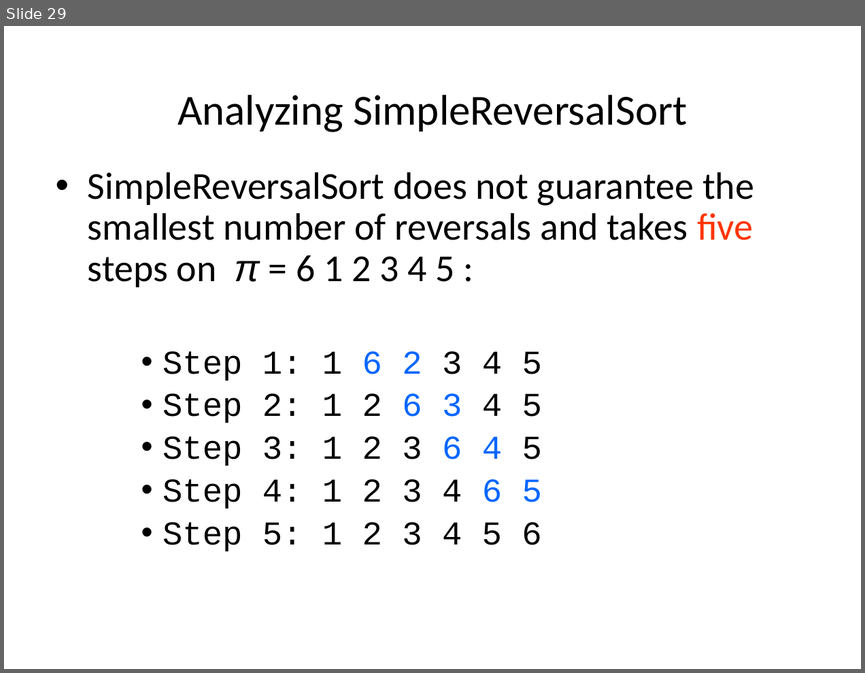
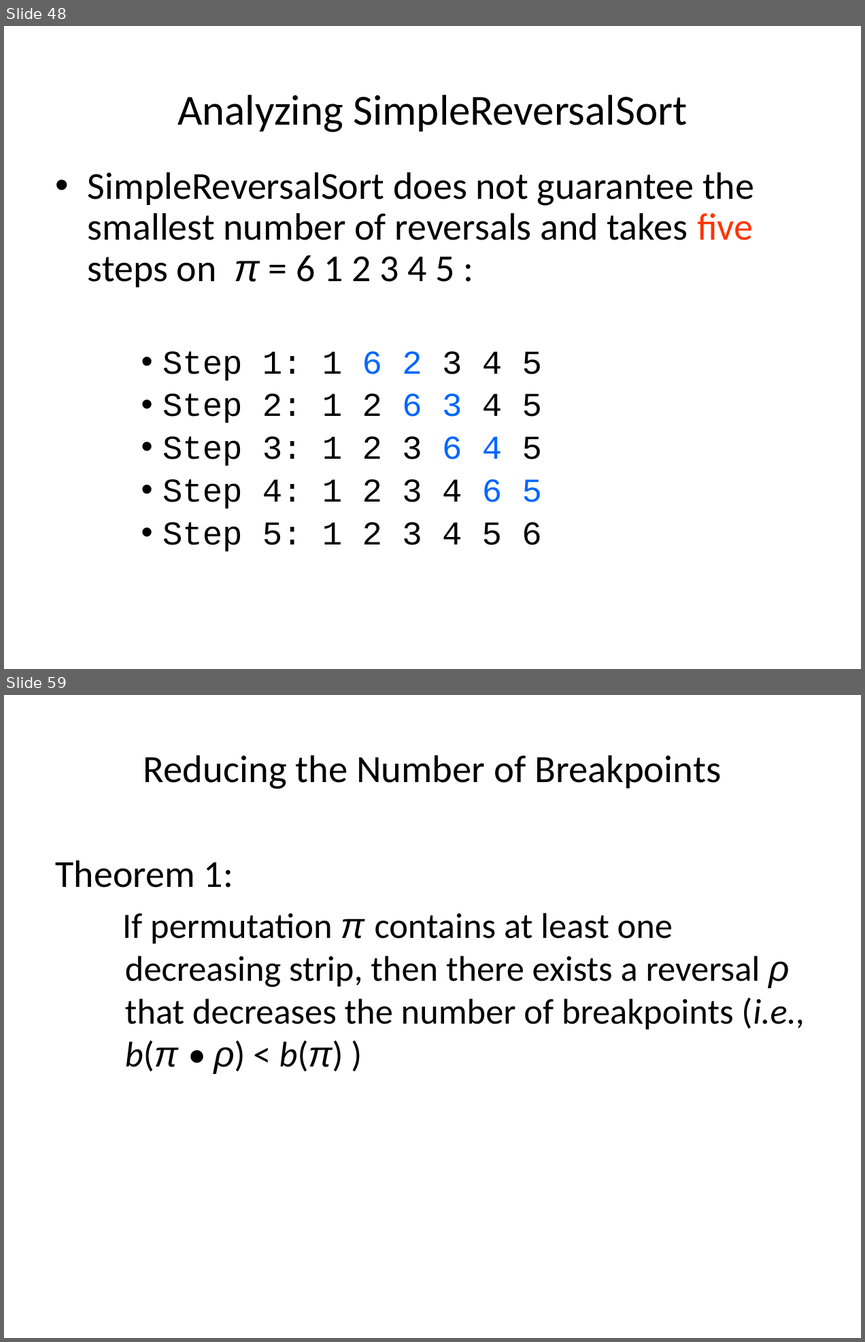
Before and after one commit to haochenhc/haochenhc.github.io, a slide deck: cs502/slides/03_genome_rearrangement.pptx. Shown one above the other, each under a label of ours: slide 29 before the commit, slides 48 and 59 after it; the slides between them are not shown. The pictures are 865x673 and 865x1342 pixels, drawn with LibreOffice and Linux fonts; fonts in the diff are those of the drawing. Boxes give left, top, right and bottom in pixels: in the first picture for what was removed or moved away, otherwise in the second. Text is boxed around its words. In the diff, an @@ line names an element or a change of style, - is before the commit and + after.

```diff
--- a/cs502/slides/03_genome_rearrangement.pptx
+++ b/cs502/slides/03_genome_rearrangement.pptx
@@ slide 59 added at <box>4,695,861,1338</box>, background #FFFFFF @@
@@ title added at <box>143,755,721,789</box>, 32.4 pt, text #000000 @@
+Reducing the Number of Breakpoints
@@ text added at <box>56,860,805,1074</box>, 30 pt, text #000000 @@
+Theorem 1:
+  If permutation π contains at least one decreasing strip, then there exists a reversal ρ that decreases the number of breakpoints (i.e., b(π • ρ) < b(π) )
@@ what was slide 29 is now slide 48 @@
```
Also in this commit, not shown: 4 slides changed, 73 other slides added, 1 other file.
